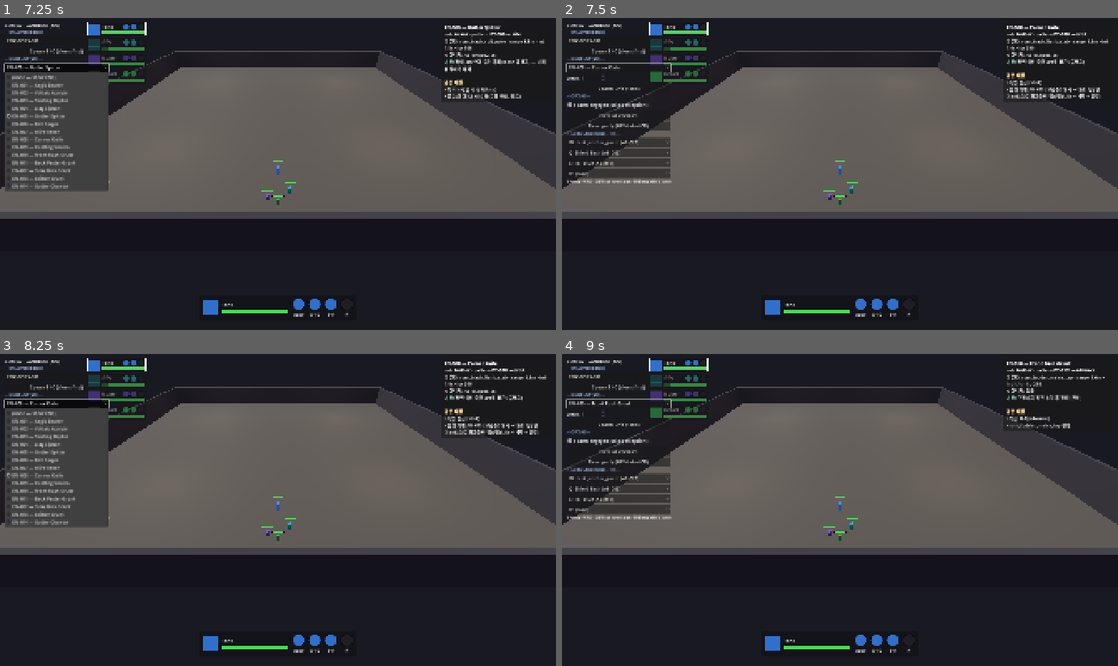
Above: before the commit, frames 1-4 (two rows, left to right).
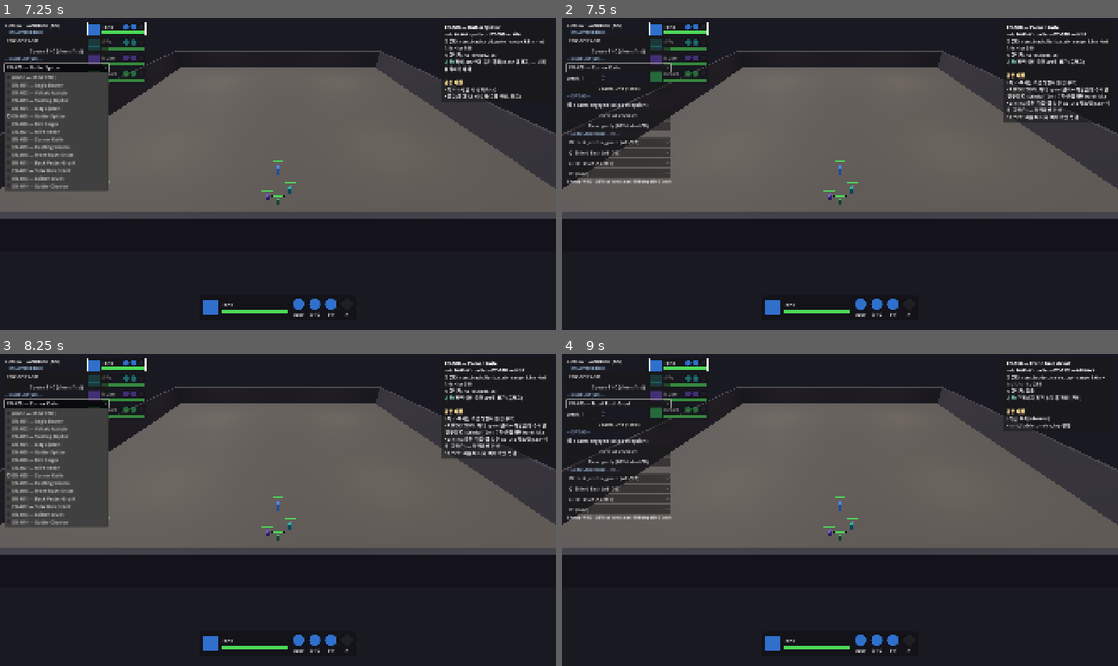
Above: after the commit, the same moments.

Repository: haepari1019/project_tdc_game
Game: Godot game, scene res://scenes/dev/combat_sandbox.tscn
Same seed, same stepped clock (60 frames per second), same inputs: the game is played once before the commit and once after it. This scene is started directly instead of the project's main scene.
Inputs:
- Up to frame 1 (7.25 s): click "spawn engaged (skip perceptio…" at 0.5 s; click "spawn engaged (skip perceptio…" at 1.25 s; click "ENC-BOSS-001" at 2 s; click "Spawn ENC (clears first)" at 2.75 s; click "(none — show ENC)" at 3.5 s; click "Spawn Unit (+add)" at 4.25 s; click "EN-001 — Aegis Bearer" at 5 s; click "Clear all enemies" at 5.75 s; click "EN-005 — Gutter Spitter" at 6.5 s
- Up to frame 2 (7.5 s): click "ID: tank_anchor_guard (AB-020)" at 7.25 s
- Up to frame 3 (8.25 s): click "EN-008 — Corner Knife" at 8 s
- Up to frame 4 (9 s): click "Q: Shield Bash (AB-002)" at 8.75 s

Frame 1 is identical in both runs. In frame 2, 1.0% of the frame differs, in the area x 79-99%, y 20-34%; in frame 3, 1.0%; in frame 4, nothing differs.

Commit message:
refactor: EN-008 통합 hit-run 측면 모델 (증상 패치 → 단일 루프) + flank 정의
사용자: EN-008 수정들이 예외처리처럼 쌓여 원칙이 없음 → 단일 모델로 통합.
flank 정의(사용자): 파티 spine(Tank→최후열)에 수직인 축 = 노출된 옆구리.

원칙: 치고-빠지는 측면 암살자. REPOSITION → STRIKE(측면 백스탭) → RESET → 반복.
- _party_flank_axis: Tank(class_id)→최후열(탱커서 최원거리) 스파인의 수직축.
- _move_hit_run_flank(REPOSITION): 근접 시 burst-kite, 아니면 flank standoff
  (타겟+flank축×FLANK_KEEP, L/R side+spine 스태거로 다중 분산)로 이동.
- _try_cast_dash(STRIKE): hit_on_arrival 대시는 flank 축 ±53°(FLANK_STRIKE_COS)
  안에서만 발동 → 정면("직선적") 발사 제거. 아니면 reposition이 측면으로 돌게 둠.
- RESET: 백스탭 후 자동 kite 복귀.
기존 노브(FLANK_*·leash해제·backline·다중분산) 전부 이 루프로 정렬. EN-003
(비데미지 갭클로즈)은 분리 유지(spiral-in으로 붙어 flurry).

검증: 샌드박스·ci_smoke PASS. 기록 IMPL-DEC-20260620-001.

Co-Authored-By: Claude Opus 4.8 <noreply@anthropic.com>

Diff:
--- a/scripts/combat/enemy_ai.gd
+++ b/scripts/combat/enemy_ai.gd
@@ -57,7 +57,11 @@
 const FLANK_KEEP_M := 6.0
 const FLANK_KITE_SPEED_MULT := 1.7
 const FLANK_KITE_TRIGGER_M := 4.0  # burst away only when a party actor is THIS close (< FLANK_KEEP
-                                   # so it can settle on its standoff ring slot without self-kiting)
+                                   # so it can settle on its standoff without self-kiting)
+const FLANK_STRIKE_COS := 0.6      # backstab only when within ~53° of the flank axis (perpendicular
+                                   # to the Tank→rearmost spine) — never head-on
+const FLANK_PARTY_SCAN_M := 40.0   # radius to gather the party when computing the flank axis
+const FLANK_STAGGER_M := 2.0       # along-spine spread between same-side flankers
 const PROBE_BACKSTEP_S := 0.6      # probe: retreat window after each strike (EN-006 맞고 빠지기)
 const SURROUND_RING_M := 0.9       # surround: ring radius as a fraction of attack_range
 
@@ -493,17 +497,7 @@
 	# standoff (FLANK_KEEP) — kite out if the target closes (keeps distance until the dash is ready),
 	# else circle at range WITHOUT spiralling into melee. The dash fires from here when off cooldown.
 	if _is_hit_run_flanker(enemy):
-		# Burst away from the NEAREST party member that gets too close (whoever closes — including the
-		# char the player steers, not just the dash target). leashed=false: it dashed past the spawn
-		# leash, must still peel out (not freeze).
-		var threat := _nearest_party(enemy, FLANK_KITE_TRIGGER_M)
-		if threat != null:
-			return _kite_flee(enemy, threat.global_position, spd * FLANK_KITE_SPEED_MULT, false)
-		# Otherwise hold a DISTINCT ring slot at FLANK_KEEP around the target (angle fixed per-enemy)
-		# so multiple flankers spread around it instead of stacking on one arc and jostling.
-		var ang := float(enemy.get_instance_id() % 8) / 8.0 * TAU
-		var slot: Vector3 = tp + Vector3(cos(ang), 0.0, sin(ang)) * FLANK_KEEP_M
-		return _nav_move(enemy, slot, spd)
+		return _move_hit_run_flank(enemy, tp, spd)
 	# Sustained flanker (EN-003, gap-close dash): spiral in to stick & flurry.
 	if dist <= enemy.attack_range_m:
 		return Vector3.ZERO
@@ -525,6 +519,69 @@
 		if String(eff.get("kind", "")) == "enemy_dash" and bool(eff.get("hit_on_arrival", false)):
 			return true
 	return false
+
+
+## ── EN-008 Corner Knife — hit-and-run FLANK model ─────────────────────────────────────────────
+## One loop, governed by two questions (on the flank? dash ready?):
+##   REPOSITION → STRIKE (backstab from the flank) → RESET (kite out) → REPOSITION
+## • FLANK = the party's exposed side: the axis perpendicular to the Tank→rearmost spine (user def).
+## • REPOSITION (_move_hit_run_flank): hold a standoff on that flank; burst-kite anyone who closes.
+## • STRIKE: _try_cast_dash only fires the backstab when on the flank arc + off cooldown (no head-on).
+## • RESET: post-dash the target is < kite trigger → it bursts back out to the standoff.
+## Never approaches head-on, never brawls in melee — all the old standalone tweaks collapse into this.
+
+## REPOSITION step: kite out if any party actor is too close, else move to the flank standoff. Burst
+## speed + unleashed so it holds distance vs the faster player and isn't frozen by the spawn leash.
+func _move_hit_run_flank(enemy: CharacterBody3D, tp: Vector3, spd: float) -> Vector3:
+	var threat := _nearest_party(enemy, FLANK_KITE_TRIGGER_M)
+	if threat != null:
+		return _kite_flee(enemy, threat.global_position, spd * FLANK_KITE_SPEED_MULT, false)
+	return _nav_move(enemy, _flank_standoff(enemy, tp), spd)
+
+
+## The party's FLANK axis = unit vector PERPENDICULAR to the spine (Tank → rearmost party member).
+## Vector3.ZERO if there's no Tank or the spine is degenerate (caller falls back). ref: 사용자 정의 —
+## "탱커와 가장 후열 캐릭터를 이은 선에 중앙 직교하는 방향".
+func _party_flank_axis(enemy: CharacterBody3D) -> Vector3:
+	var party: Array = _combat._allies_in_radius(enemy.global_position, FLANK_PARTY_SCAN_M)
+	var tank: CharacterBody3D = null
+	for a in party:
+		if is_instance_valid(a) and a.is_alive() and String(a.get("class_id")) == "Tank":
+			tank = a
+			break
+	if tank == null:
+		return Vector3.ZERO
+	var back: CharacterBody3D = null
+	var max_d := -1.0
+	for a in party:
+		if is_instance_valid(a) and a.is_alive() and a != tank:
+			var d: float = tank.global_position.distance_to(a.global_position)
+			if d > max_d:
+				max_d = d
+				back = a
+	if back == null:
+		return Vector3.ZERO
+	var spine := back.global_position - tank.global_position
+	spine.y = 0.0
+	if spine.length() < 1.0:
+		return Vector3.ZERO  # tank+backline stacked → no meaningful axis
+	return Vector3(-spine.z, 0.0, spine.x).normalized()  # perpendicular to the spine
+
+
+## Standoff point on the flank: target + flank-axis × FLANK_KEEP. Side fixed per-enemy (L/R of the
+## party) + a per-enemy stagger along the spine so multiple flankers spread, not stack. No readable
+## axis (no Tank) → hold the current bearing out from the target (just keep distance).
+func _flank_standoff(enemy: CharacterBody3D, tp: Vector3) -> Vector3:
+	var axis := _party_flank_axis(enemy)
+	if axis == Vector3.ZERO:
+		var out := enemy.global_position - tp
+		out.y = 0.0
+		out = out.normalized() if out.length() > 0.01 else -enemy.facing
+		return tp + out * FLANK_KEEP_M
+	var side := 1.0 if (enemy.get_instance_id() % 2 == 0) else -1.0
+	var spine_dir := Vector3(axis.z, 0.0, -axis.x)  # back along the spine
+	var stagger := (float(enemy.get_instance_id() % 3) - 1.0) * FLANK_STAGGER_M
+	return tp + axis * (side * FLANK_KEEP_M) + spine_dir * stagger
 
 
 ## Nearest living PARTY member within `r` of the enemy (or null) — the closest threat to keep
@@ -922,6 +979,15 @@
 			continue
 		if float(enemy.ability_cd.get(ref, 0.0)) > 0.0:
 			continue  # AB still on cooldown
+		# Backstab (hit_on_arrival): STRIKE only from the FLANK — perpendicular to the party spine.
+		# If not on the flank arc yet, hold and let REPOSITION circle there first (no head-on dash).
+		if bool(eff.get("hit_on_arrival", false)):
+			var axis := _party_flank_axis(enemy)
+			if axis != Vector3.ZERO:
+				var toe := enemy.global_position - target.global_position
+				toe.y = 0.0
+				if toe.length() < 0.01 or absf(toe.normalized().dot(axis)) < FLANK_STRIKE_COS:
+					return false  # in the front/back arc → keep repositioning
 		if dist <= enemy.attack_range_m + DASH_TRIGGER_BUFFER_M:
 			return false
 		if dist > float(eff.get("dash_range_m", DASH_MAX_M)):
--- a/scripts/dev/combat_sandbox.gd
+++ b/scripts/dev/combat_sandbox.gd
@@ -42,7 +42,7 @@
 	"EN-005": "• 적 4m 진입 시 후퇴(kite)\n• 쿨 2s마다 AB-010 독(둔화 아님, 도트)",
 	"EN-006": "• 때리고 짧게 빠짐(probe)\n• 쿨 5s마다 AB-011 스턴",
 	"EN-007": "• 사거리 hold(standoff)\n• 쿨 4s마다 AB-012 hex 둔화(보라 룬탄)\n• 원소 zone(AB-036/040/041/043)은 F-027 미구현",
-	"EN-008": "• 측면 접근(orbit)\n• 갭 생기면 AB-013 [크림슨] 대시 → 타겟 측후면(flank)으로 파고들어 백스탭(1.5x + 넉백 + 칼질)",
+	"EN-008": "• 치고-빠지는 측면 암살자(통합 루프)\n• REPOSITION: 파티 spine(탱커↔최후열)에 수직인 '옆구리'로 standoff(6m) 유지·근접하면 burst-kite\n• STRIKE: 측면 각도+쿨 차면 AB-013 백스탭(1.5x+넉백, 크림슨) — 정면에선 안 쏨\n• RESET: 찌른 뒤 다시 빠져 측면 복귀",
 	"EN-009": "• 링 포위(surround) — count 여러 개로 띄워야 의미\n• rom_swarm_nip 평타만",
 	"EN-010": "• 직진 추격(advance)\n• rom_fodder_melee_tap 평타",
 	"EN-011": "• 사거리서 조약돌·안 도망(standoff)\n• AssassinTransform 태그는 ENC 전용 — 단일 스폰엔 없음(NORM-003/HARD-011 ENC로 확인)",
Not shown, changed: docs/impl_decisions/ImplDecisionLog.md
